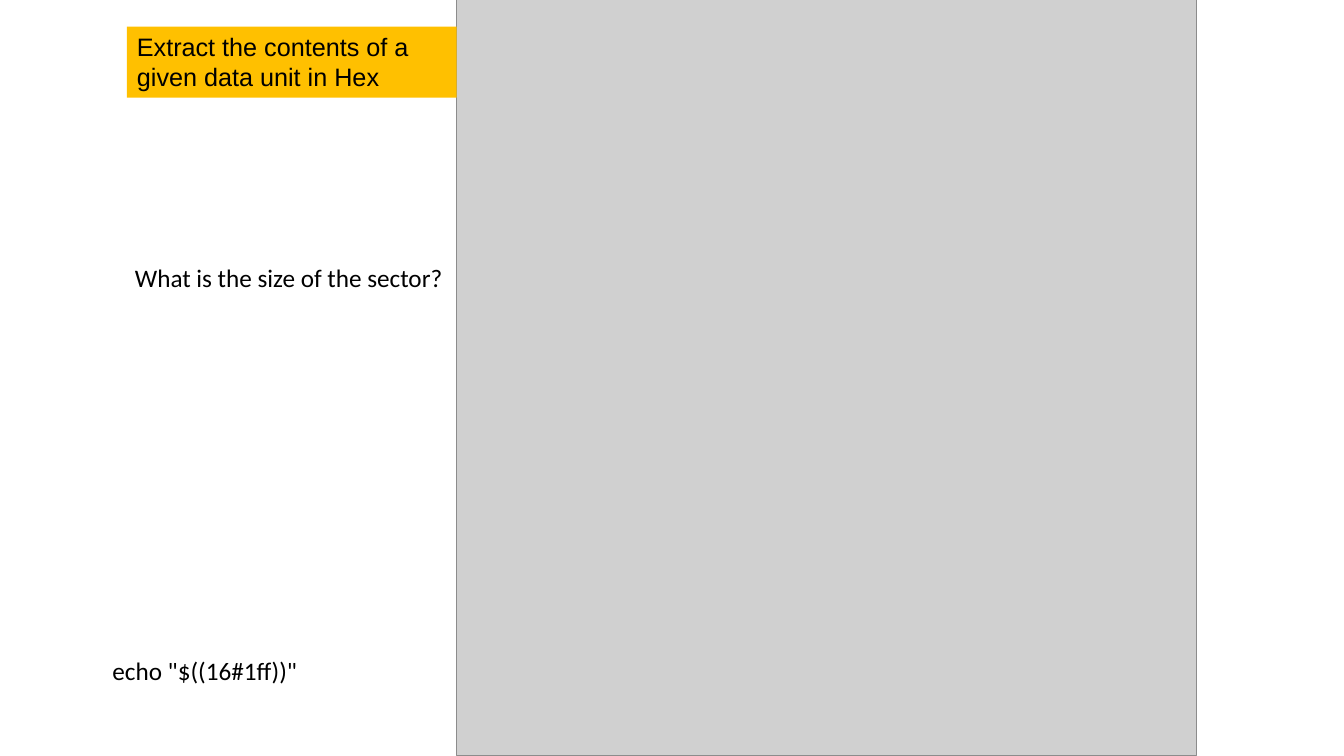
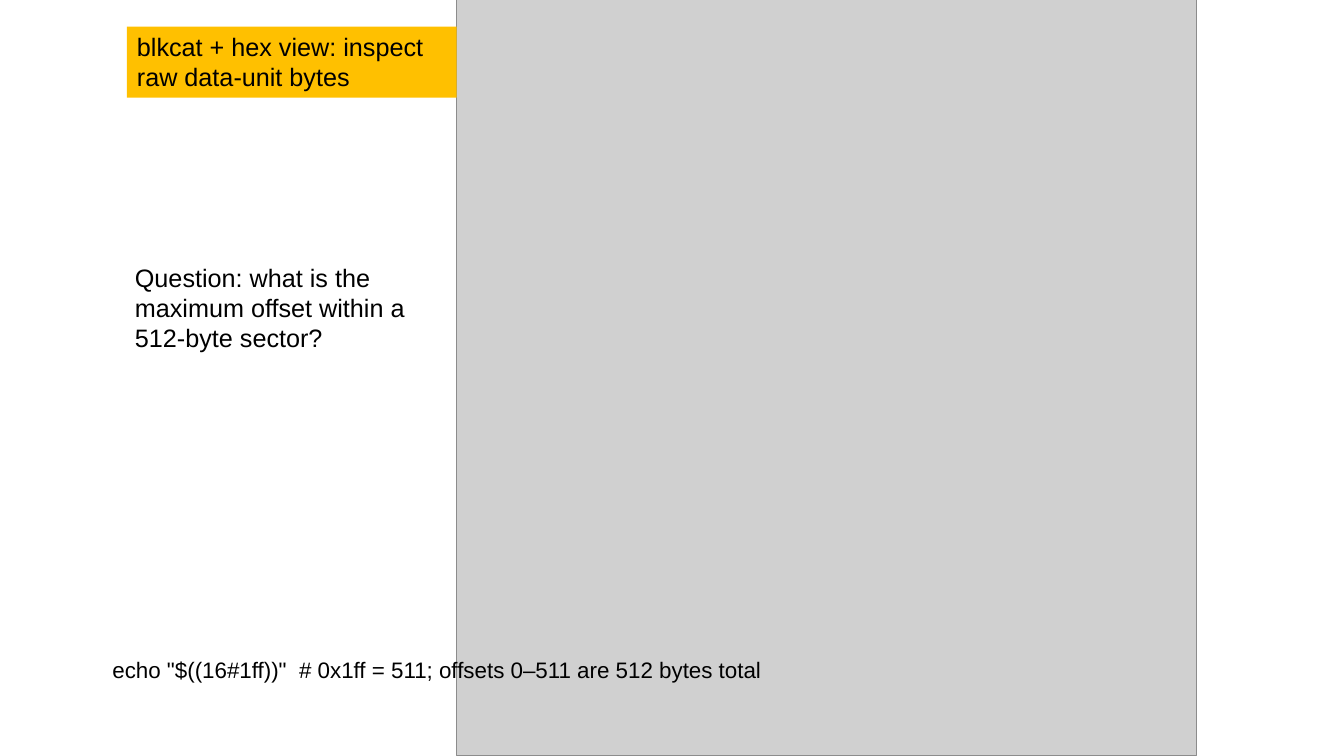
Before and after one commit to frankwxu/Digital-Forensics-Basic-Book, a slide deck: slide 33 of PPTs/Ch7_The_Sleuth_Kit_Tutorial.pptx (slide 31 before the commit). Drawn at 1344x756 pixels with LibreOffice and Linux fonts; fonts in the diff are those of the drawing; grey boxes stand for pictures; background and template pictures are left out. Boxes give left, top, right and bottom in pixels: in the first picture for what was removed or moved away, otherwise in the second. Text is boxed around its words. In the diff, an @@ line names an element or a change of style, - is before the commit and + after.

```diff
--- a/PPTs/Ch7_The_Sleuth_Kit_Tutorial.pptx
+++ b/PPTs/Ch7_The_Sleuth_Kit_Tutorial.pptx
@@ text in rectangle at [137,37,423,92]: text changed @@
-Extract the contents of a given data unit in Hex
+blkcat + hex view: inspect raw data-unit bytes
@@ text at [135,268,405,353]: text changed; font Calibri to Arial @@
-What is the size of the sector?
+Question: what is the maximum offset within a 512-byte sector?
@@ text at [112,660,761,683]: text changed; size 18 to 16 pt; font Calibri to Arial @@
-echo "$((16#1ff))"
+echo "$((16#1ff))" # 0x1ff = 511; offsets 0–511 are 512 bytes total
```
Also in this commit, not shown: 37 other slides changed, 4 slides added, 1 slide removed.
